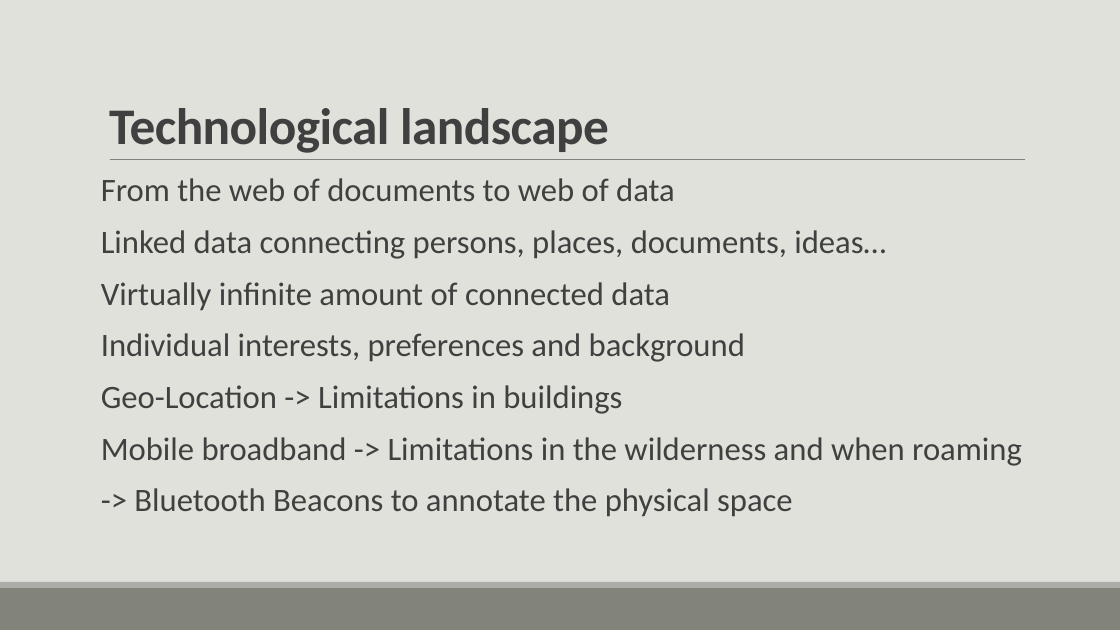
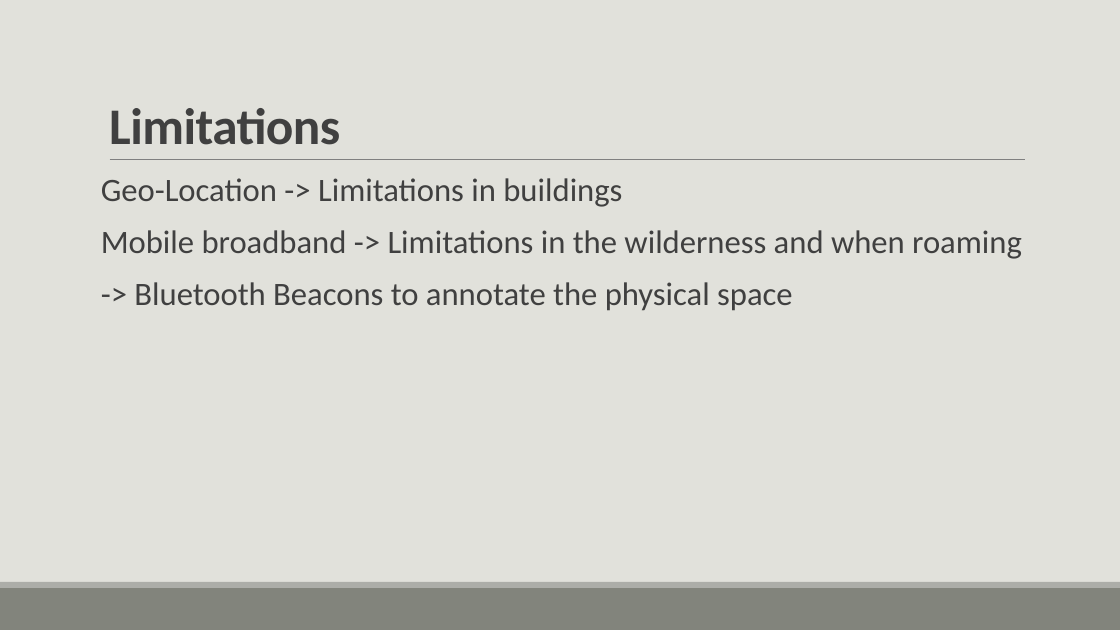
Before and after one commit to smart-arosa/smart-arosa, a slide deck: slide 4 of beacon.pptx (slide 3 before the commit). Drawn at 1120x630 pixels with LibreOffice and Linux fonts; fonts in the diff are those of the drawing. Boxes give left, top, right and bottom in pixels: in the first picture for what was removed or moved away, otherwise in the second. Text is boxed around its words. In the diff, an @@ line names an element or a change of style, - is before the commit and + after.

Commit message:
split slide on tech landscape

```diff
--- a/beacon.pptx
+++ b/beacon.pptx
@@ title at bbox=[109, 108, 340, 145]: text changed @@
-Technological landscape
+Limitations
@@ text at bbox=[101, 178, 886, 362]: paragraphs removed @@
-From the web of documents to web of data
-Linked data connecting persons, places, documents, ideas…
-Virtually infinite amount of connected data
-Individual interests, preferences and background
```
Also in this commit, not shown: 2 slides added.
